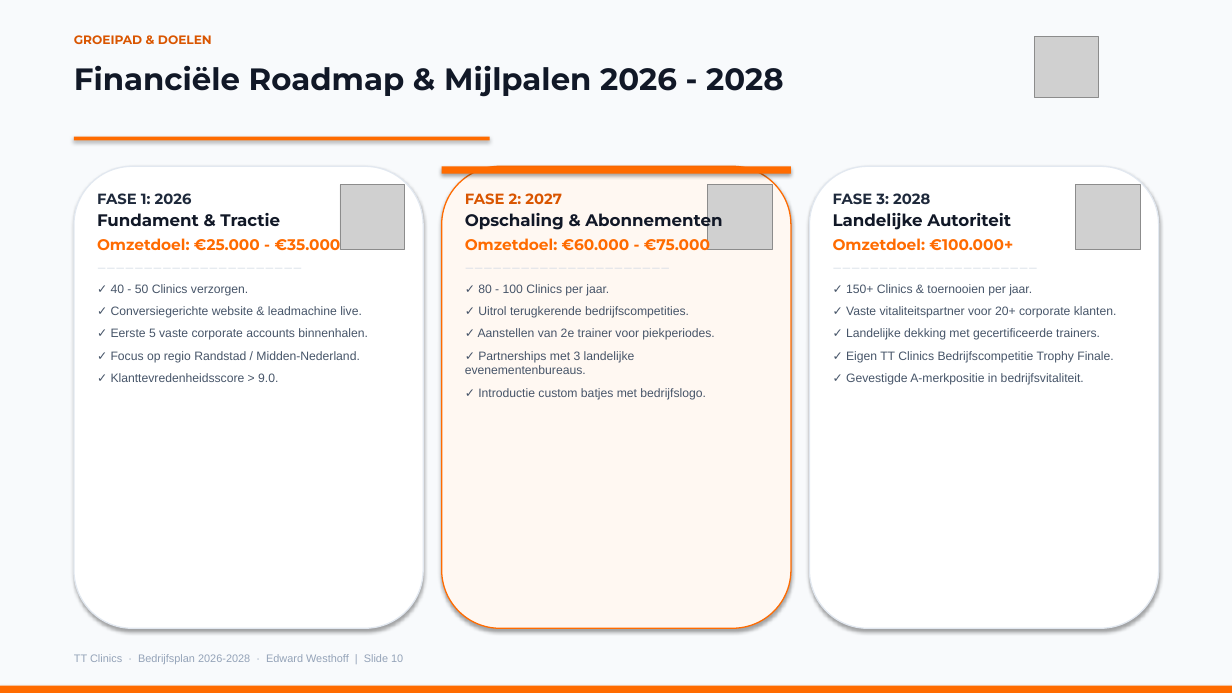
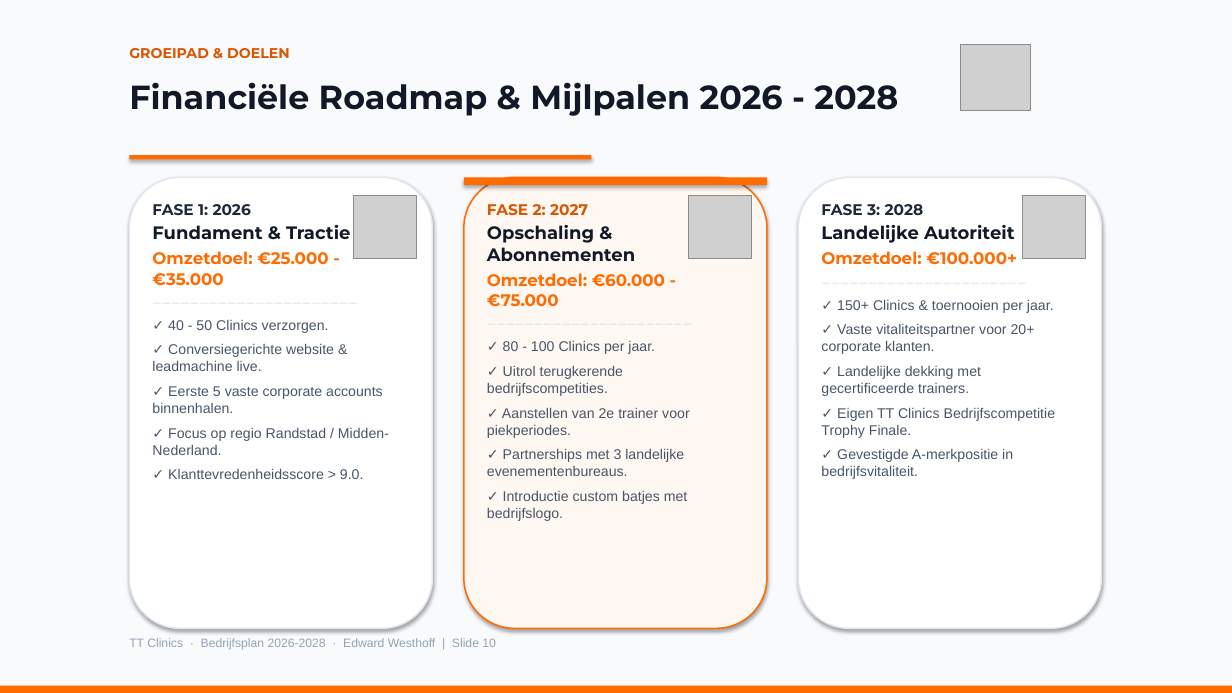
Before and after one commit to radder1972/TTClinics, a slide deck: slide 10 of TT_Clinics_Bedrijfsplan.pptx. Drawn at 1232x693 pixels with LibreOffice and Linux fonts; fonts in the diff are those of the drawing; grey boxes stand for pictures. Boxes give left, top, right and bottom in pixels: in the first picture for what was removed or moved away, otherwise in the second. Text is boxed around its words. In the diff, an @@ line names an element or a change of style, - is before the commit and + after.

```diff
--- a/TT_Clinics_Bedrijfsplan.pptx
+++ b/TT_Clinics_Bedrijfsplan.pptx
@@ text "GROEIPAD & DOELEN": place and size @@
-text "GROEIPAD & DOELEN" at box(74, 35, 212, 44)
+text "GROEIPAD & DOELEN" at box(129, 48, 290, 58)
@@ text "GROEIPAD & DOELEN" at box(129, 48, 290, 58): size 9.5 to 11 pt @@
@@ picture: place and size @@
-picture at box(1035, 37, 1098, 97)
+picture at box(961, 44, 1031, 111)
@@ text "Financiële Roadmap & Mijlpalen 2026 ...": place and size @@
-text "Financiële Roadmap & Mijlpalen 2026 ..." at box(74, 65, 783, 97)
+text "Financiële Roadmap & Mijlpalen 2026 ..." at box(129, 82, 898, 116)
@@ text "Financiële Roadmap & Mijlpalen 2026 ..." at box(129, 82, 898, 116): size 24 to 26 pt @@
@@ rectangle: place and size @@
-rectangle at box(74, 137, 490, 140)
+rectangle at box(129, 155, 592, 159)
@@ rounded rectangle: place and size @@
-rounded rectangle at box(74, 166, 423, 628)
+rounded rectangle at box(129, 177, 433, 628)
@@ rounded rectangle at box(129, 177, 433, 628): outline #E2E8F0 1 pt to #E2E8F0 1.2 pt @@
@@ rectangle: place and size @@
-rectangle at box(442, 166, 791, 174)
+rectangle at box(464, 177, 767, 185)
@@ rounded rectangle: place and size @@
-rounded rectangle at box(442, 166, 791, 628)
+rounded rectangle at box(464, 177, 767, 628)
@@ rounded rectangle at box(464, 177, 767, 628): outline #FF6B00 1 pt to #FF6B00 1.2 pt @@
@@ rounded rectangle at box(799, 177, 1102, 628): outline #E2E8F0 1 pt to #E2E8F0 1.2 pt @@
@@ rounded rectangle: place and size @@
-rounded rectangle at box(810, 166, 1159, 628)
+rounded rectangle at box(799, 177, 1102, 628)
@@ text at box(152, 204, 389, 479): size 11.5 to 12 pt in "FASE 1: 2026"; size 13 to 14 pt in "Fundament & Tractie"; size 12 to 13 pt in "Omzetdoel: €25.000 - €35.000"; size 9.5 to 11 pt in "✓ 40 - 50 Clinics verzorgen.", "✓ Conversiegerichte website & leadmachine live.", "✓ Eerste 5 vaste corporate accounts binnenhalen.", "✓ Focus op regio Randstad / Midden-Nederland." and 1 more places @@
@@ text "FASE 1: 2026": place and size @@
-text "FASE 1: 2026" at box(97, 193, 368, 382)
+text "FASE 1: 2026" at box(152, 204, 389, 479)
@@ picture: place and size @@
-picture at box(340, 185, 405, 250)
+picture at box(354, 196, 417, 259)
@@ text at box(487, 204, 690, 521): size 11.5 to 12 pt in "FASE 2: 2027"; size 13 to 14 pt in "Opschaling & Abonnementen"; size 12 to 13 pt in "Omzetdoel: €60.000 - €75.000"; size 9.5 to 11 pt in "✓ 80 - 100 Clinics per jaar.", "✓ Uitrol terugkerende bedrijfscompetities.", "✓ Aanstellen van 2e trainer voor piekperiodes.", "✓ Partnerships met 3 landelijke evenementenbureaus." and 1 more places @@
@@ text "FASE 2: 2027": place and size @@
-text "FASE 2: 2027" at box(465, 193, 714, 400)
+text "FASE 2: 2027" at box(487, 204, 690, 521)
@@ picture: place and size @@
-picture at box(708, 185, 773, 250)
+picture at box(689, 196, 751, 259)
@@ text at box(821, 204, 1056, 479): size 11.5 to 12 pt in "FASE 3: 2028"; size 13 to 14 pt in "Landelijke Autoriteit"; size 12 to 13 pt in "Omzetdoel: €100.000+"; size 9.5 to 11 pt in "✓ 150+ Clinics & toernooien per jaar.", "✓ Vaste vitaliteitspartner voor 20+ corporate klanten.", "✓ Landelijke dekking met gecertificeerde trainers.", "✓ Eigen TT Clinics Bedrijfscompetitie Trophy Finale." and 1 more places @@
@@ text "FASE 3: 2028": place and size @@
-text "FASE 3: 2028" at box(833, 193, 1117, 385)
+text "FASE 3: 2028" at box(821, 204, 1056, 479)
@@ picture: place and size @@
-picture at box(1076, 185, 1141, 250)
+picture at box(1023, 196, 1086, 259)
@@ text "TT Clinics · Bedrijfsplan 2026-2028 ...": place and size @@
-text "TT Clinics · Bedrijfsplan 2026-2028 ..." at box(74, 654, 403, 664)
+text "TT Clinics · Bedrijfsplan 2026-2028 ..." at box(129, 638, 496, 650)
@@ text "TT Clinics · Bedrijfsplan 2026-2028 ..." at box(129, 638, 496, 650): size 8.5 to 9.5 pt @@
```
Also in this commit, not shown: 10 other slides changed, 2 other files.
